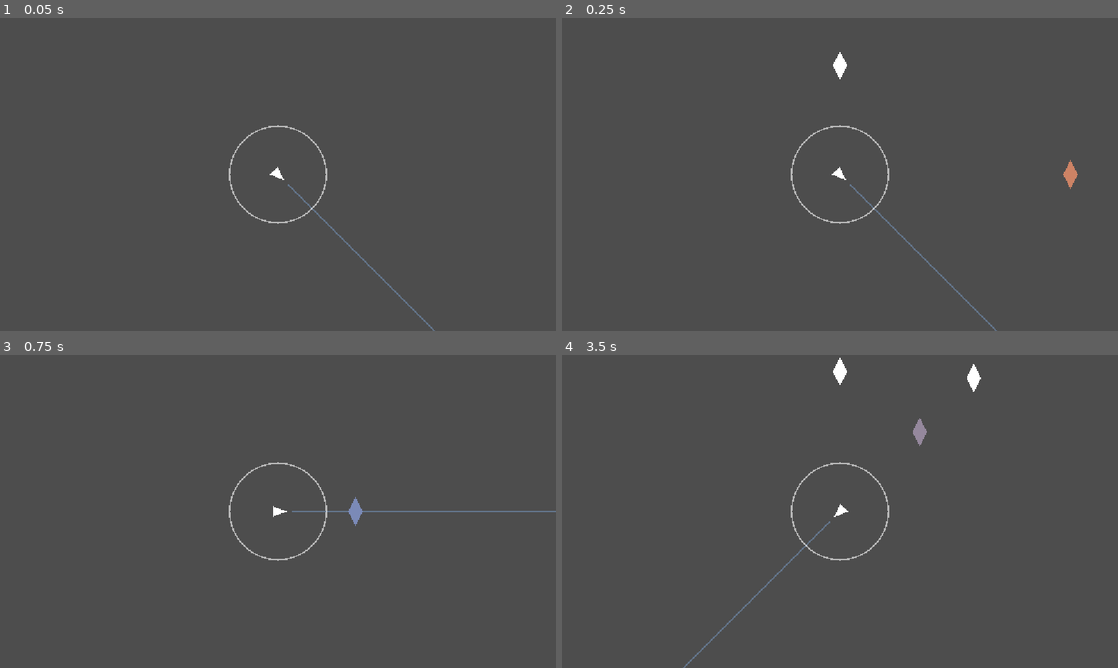
Above: before the commit, frames 1-4 (two rows, left to right).
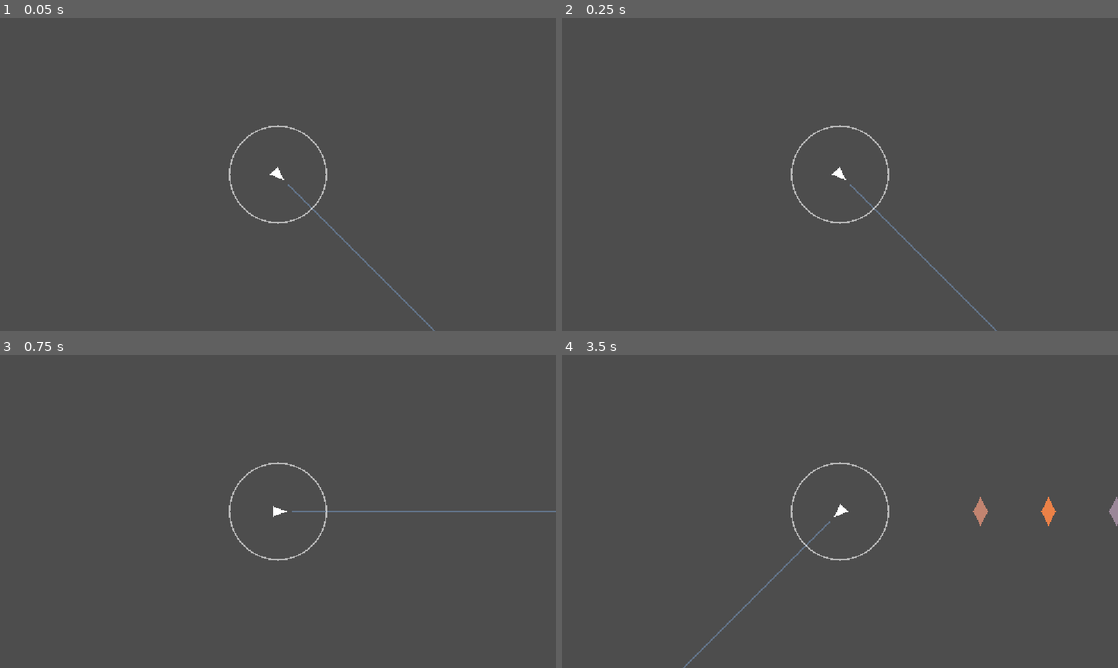
Above: after the commit, the same moments.

Repository: dreik123/MusicBullet
Game: Godot game, scene res://main.tscn
Two runs of this game, one before a commit and one after it. Both use one fixed random seed, a clock stepped at 60 frames per second and the inputs below.
Inputs (mouse positions are in pixels of both pictures, inside the frame that each line leads up to):
- Up to frame 1 (0.05 s): no input
- Up to frame 2 (0.25 s): no input
- Up to frame 3 (0.75 s): move the mouse to (400, 495) at 0.52 s; press the mouse at (400, 495) at 0.53 s
- Up to frame 4 (3.5 s): move the mouse to (728, 527) at 1.27 s; release the mouse at (728, 527) at 1.28 s; click (728, 527) at 1.35 s; move the mouse to (895, 442) at 2.02 s; press the mouse at (895, 442) at 2.03 s; move the mouse to (812, 574) at 2.77 s; release the mouse at (812, 574) at 2.78 s; click (812, 574) at 2.85 s

Frame 1 is identical in both runs. In frame 2, 0.2% of the frame differs, in the area x 48-93%, y 10-55%; in frame 3, 0.1%; in frame 4, 0.7%, in the area x 48-100%, y 0-55%.

Commit message:
Gameplay adjustments Part 7: fixed bags

Diff:
--- a/main.gd
+++ b/main.gd
@@ -15,6 +15,9 @@
 var level_ended = false
 var _min_pitch = 0
 var _max_pitch = 127
+var _lane_visible_length = []
+var _lane_speed = []
+
 var NOTE_SPEED = 6.0
 
 var notes = [
@@ -95,25 +98,27 @@
 	{"time": 32.0, "pitches": [67]},
 ]
 
+func _ray_viewport_exit_distance(origin: Vector2, direction: Vector2) -> float:
+	var rect = get_viewport_rect()
+	var t_max = INF
+	if direction.x > 0:
+		t_max = min(t_max, (rect.end.x - origin.x) / direction.x)
+	elif direction.x < 0:
+		t_max = min(t_max, (rect.position.x - origin.x) / direction.x)
+	if direction.y > 0:
+		t_max = min(t_max, (rect.end.y - origin.y) / direction.y)
+	elif direction.y < 0:
+		t_max = min(t_max, (rect.position.y - origin.y) / direction.y)
+	return t_max
+
 func _ready():
-	# Initialize _min_pitch and _max_pitch
-	create_miss_boundary()
-	NOTE_SPEED = get_note_spawn_radius() / 1.2
-
-func create_miss_boundary():
-	var miss_boundary = load("res://miss_boundary.gd").new()
-	miss_boundary.name = "MissBoundary"
-	$Player.add_child(miss_boundary)
-	print("Miss boundary node created")
 	_min_pitch = 127
 	_max_pitch = 0
-
-	# Find min and max pitch in the notes array
 	for note in notes:
 		for pitch in note["pitches"]:
 			_min_pitch = min(_min_pitch, pitch)
 			_max_pitch = max(_max_pitch, pitch)
-	# Compute travel_time for each note entry
+
 	for i in range(notes.size()):
 		if i == 0:
 			notes[i]["travel_time"] = 3.0
@@ -121,11 +126,32 @@
 			var gap = notes[i]["time"] - notes[i-1]["time"]
 			notes[i]["travel_time"] = clamp(remap(gap, 0.25, 1.25, 1.2, 3.0), 1.2, 3.0)
 
-	# Print first 5 travel_times
-	var travel_times = []
-	for i in range(min(5, notes.size())):
-		travel_times.append(notes[i]["travel_time"])
-		print("First 5 travel_times: ", travel_times)
+	create_miss_boundary()
+
+	var player_pos_for_lanes = $Player.global_position
+	for lane in range(LANE_COUNT):
+		var lane_angle = -180.0 + lane * (360.0 / LANE_COUNT)
+		var lane_direction = Vector2.from_angle(deg_to_rad(lane_angle))
+		var visible_length = _ray_viewport_exit_distance(player_pos_for_lanes, lane_direction)
+		_lane_visible_length.append(visible_length)
+		_lane_speed.append((visible_length + NOTE_SPAWN_MARGIN) / 1.2)
+
+	music_time = -note_travel_time
+	spawn_due_notes()
+
+func _get_lane_index_for_pitch(pitch):
+	var range_size = max(_max_pitch - _min_pitch, 1)
+	var t = float(pitch - _min_pitch) / float(range_size)
+	return clamp(int(floor(t * LANE_COUNT)), 0, LANE_COUNT - 1)
+
+func create_miss_boundary():
+	var miss_boundary = load("res://miss_boundary.gd").new()
+	miss_boundary.name = "MissBoundary"
+	$Player.add_child(miss_boundary)
+
+func _get_lane_angle_for_pitch(pitch):
+	var lane = _get_lane_index_for_pitch(pitch)
+	return -180.0 + lane * (360.0 / LANE_COUNT)
 
 func _snap_angle_to_lane(angle_degrees: float) -> float:
 	var lane_size = 360.0 / LANE_COUNT
@@ -136,17 +162,6 @@
 	var angle_deg = rad_to_deg(angle_rad)
 	var snapped_deg = _snap_angle_to_lane(angle_deg)
 	return deg_to_rad(snapped_deg)
-
-func _get_lane_angle_for_pitch(pitch):
-	var range_size = max(_max_pitch - _min_pitch, 1)
-	var t = float(pitch - _min_pitch) / float(range_size)
-	var lane = clamp(int(floor(t * LANE_COUNT)), 0, LANE_COUNT - 1)
-	return -180.0 + lane * (360.0 / LANE_COUNT)
-
-	print("Pitch range: ", _min_pitch, "to", _max_pitch)
-
-	music_time = -note_travel_time
-	spawn_due_notes()
 
 func _process(delta):
 	if level_ended:
@@ -176,25 +191,15 @@
 	for p in pitches:
 		if p < lowest_pitch:
 			lowest_pitch = p
-	var spawn_angle = _get_lane_angle_for_pitch(lowest_pitch)
-
+	var lane = _get_lane_index_for_pitch(lowest_pitch)
+	var spawn_angle = -180.0 + lane * (360.0 / LANE_COUNT)
 	var outward_direction = Vector2.from_angle(deg_to_rad(spawn_angle))
-	var spawn_distance = NOTE_SPEED * note_data["travel_time"]
+	var lane_speed = _lane_speed[lane]
+	var spawn_distance = lane_speed * note_data["travel_time"]
 	var spawn_point = player_position + outward_direction * spawn_distance
 
 	note.global_position = spawn_point
-	note.note_speed = NOTE_SPEED
-	var far_outside_point = player_position + outward_direction * 5000.0
-	var viewport_rect = get_viewport_rect()
-	var entry_ratio = get_viewport_entry_ratio(far_outside_point, player_position, viewport_rect)
-
-
-	if entry_ratio >= 0.0:
-		var boundary_point = far_outside_point.lerp(player_position, entry_ratio)
-		spawn_point = boundary_point + outward_direction * 50.0
-
-	note.global_position = spawn_point
-	note.note_speed = NOTE_SPEED
+	note.note_speed = lane_speed
 
 	note.setup(
 		note_data["time"] - note_data["travel_time"],
@@ -239,20 +244,17 @@
 	var last_note_time = notes.back()["time"]
 	var time_exceeded = music_time > last_note_time + 1.0
 
-	print("check_level_end: next_note_index=", next_note_index, " notes.size()=", notes.size(), " all_spawned=", all_spawned, " none_active=", none_active, " active_count=", get_tree().get_nodes_in_group("notes").size())
 	if (all_spawned and none_active) or time_exceeded:
 		end_level()
 
 func end_level():
-	print("end_level() called from context, level_ended was: ", level_ended)
+	if level_ended:
+		return
 	level_ended = true
-	print("Level ended! Starting melody playback...")
 	play_recorded_melody()
 
 func play_recorded_melody():
-	# Wait 1.0 second for a clean transition before starting playback
 	await get_tree().create_timer(1.0).timeout
-	print("Melody playback started!")
 
 	var last_time = 0.0
 	for i in range(notes.size()):
@@ -262,11 +264,10 @@
 		if delay > 0.0:
 			await get_tree().create_timer(delay).timeout
 
-		# Check if this chart note was hit by searching in recorded_notes
 		var was_hit = false
 		for recorded in recorded_notes:
-			var orig_time = recorded["time"] - recorded["error"] + note_travel_time
-			if abs(orig_time - current_time) < 0.01:
+			#var orig_time = recorded["time"] - recorded["error"] + note_travel_time
+			if abs(recorded["orig_time"] - current_time) < 0.01:
 				var chart_pitches = chart_note["pitches"]
 				var recorded_pitches = recorded["pitches"]
 				var all_match = true
@@ -279,14 +280,10 @@
 					break
 
 		if was_hit:
-			print("Melody playback: playing pitches ", chart_note["pitches"], " at chart_time ", current_time)
 			for pitch in chart_note["pitches"]:
 				play_melody_sound(pitch)
-		else:
-			print("Melody playback: silence (missed note) at chart_time ", current_time)
 
 		last_time = current_time
-	print("Melody playback finished!")
 
 func play_melody_sound(pitch: int):
 	var note_audio = $Player/NoteAudio
--- a/player.gd
+++ b/player.gd
@@ -87,7 +87,8 @@
 		"time": shot_time,
 		"error": timing_error,
 		"accuracy": accuracy,
-		"score": note_score
+		"score": note_score,
+		"orig_time": note.arrival_time
 	}
 
 	get_tree().current_scene.recorded_notes.append(recorded_note)
